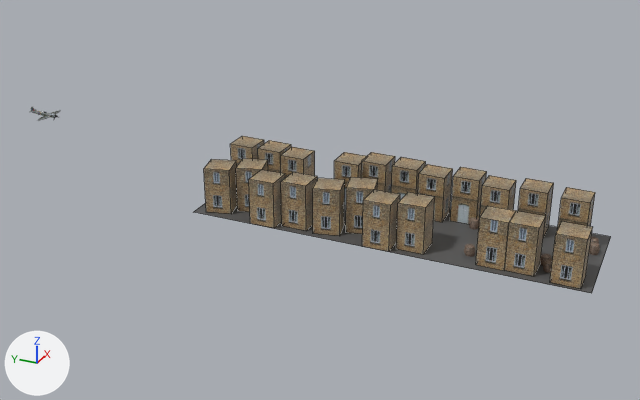
Renders of the Blender file 4th Section/plane.blend from each side of a commit.
One viewpoint serves both versions: a 50 mm camera at (-74.9, -25.6, 38.8) aimed at (0.0, 8.1, 1.3). The lights are fixed; the arrows at lower left show +X, +Y and +Z. The picture after the commit comes second. Mesh edges are drawn as thin lines on the coarser meshes.
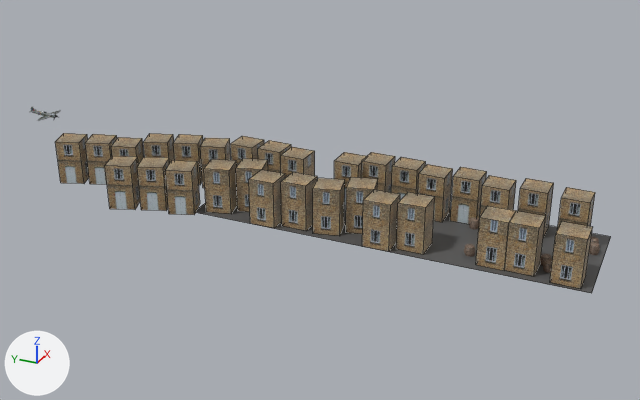
Diff of the bpy script that builds the scene:
```diff
--- a/4th Section/plane.blend.py
+++ b/4th Section/plane.blend.py
@@ ob_cube_030 @@
+ob_cube_030 = bpy.data.objects.new('Cube.030', me_cube_058.copy())  # the mesh of ob_cube_021
+ob_cube_030.location = (-6.56, 27.28, 1.33)
+ob_cube_030.rotation_euler = (0.0, 0.0, 5.056)  # degrees (0, 0, 290)
+ob_cube_030.scale = (1.33, 1.33, 1.33)
@@ ob_cube_029 @@
+ob_cube_029 = bpy.data.objects.new('Cube.029', me_cube_058.copy())  # the mesh of ob_cube_021
+ob_cube_029.location = (-5.47, 24.17, 1.33)
+ob_cube_029.rotation_euler = (0.0, 0.0, 5.056)  # degrees (0, 0, 290)
+ob_cube_029.scale = (1.33, 1.33, 1.33)
@@ ob_cube_028 @@
+ob_cube_028 = bpy.data.objects.new('Cube.028', me_cube_058.copy())  # the mesh of ob_cube_021
+ob_cube_028.location = (-5.15, 21.02, 1.33)
+ob_cube_028.rotation_euler = (0.0, 0.0, 5.056)  # degrees (0, 0, 290)
+ob_cube_028.scale = (1.33, 1.33, 1.33)
@@ ob_cube_027 @@
+ob_cube_027 = bpy.data.objects.new('Cube.027', me_cube_058.copy())  # the mesh of ob_cube_021
+ob_cube_027.location = (-3.26, 36.26, 1.33)
+ob_cube_027.rotation_euler = (0.0, 0.0, 5.056)  # degrees (0, 0, 290)
+ob_cube_027.scale = (1.33, 1.33, 1.33)
@@ ob_cube_026 @@
+ob_cube_026 = bpy.data.objects.new('Cube.026', me_cube_058.copy())  # the mesh of ob_cube_021
+ob_cube_026.location = (-2.17, 33.14, 1.33)
+ob_cube_026.rotation_euler = (0.0, 0.0, 5.056)  # degrees (0, 0, 290)
+ob_cube_026.scale = (1.33, 1.33, 1.33)
@@ ob_cube_025 @@
+ob_cube_025 = bpy.data.objects.new('Cube.025', me_cube_058.copy())  # the mesh of ob_cube_021
+ob_cube_025.location = (-1.85, 29.99, 1.33)
+ob_cube_025.rotation_euler = (0.0, 0.0, 5.056)  # degrees (0, 0, 290)
+ob_cube_025.scale = (1.33, 1.33, 1.33)
@@ ob_cube_024 @@
+ob_cube_024 = bpy.data.objects.new('Cube.024', me_cube_058.copy())  # the mesh of ob_cube_021
+ob_cube_024.location = (0.57, 27.57, 1.33)
+ob_cube_024.rotation_euler = (0.0, 0.0, 5.056)  # degrees (0, 0, 290)
+ob_cube_024.scale = (1.33, 1.33, 1.33)
@@ ob_cube_023 @@
+ob_cube_023 = bpy.data.objects.new('Cube.023', me_cube_058.copy())  # the mesh of ob_cube_021
+ob_cube_023.location = (1.67, 24.46, 1.33)
+ob_cube_023.rotation_euler = (0.0, 0.0, 5.056)  # degrees (0, 0, 290)
+ob_cube_023.scale = (1.33, 1.33, 1.33)
@@ ob_cube_022 @@
+ob_cube_022 = bpy.data.objects.new('Cube.022', me_cube_058.copy())  # the mesh of ob_cube_021
+ob_cube_022.location = (1.99, 21.31, 1.33)
+ob_cube_022.rotation_euler = (0.0, 0.0, 5.056)  # degrees (0, 0, 290)
+ob_cube_022.scale = (1.33, 1.33, 1.33)
```

Where the change shows, as pixel boxes (x1, y1, x2, y2) in the pictures (640 x 400 px):
'Cube.028', added (brown): after (165, 160, 200, 215)
'Cube.030', added (brown): after (105, 156, 140, 210)
'Cube.029', added (brown): after (137, 157, 170, 211)
'Cube.027', added (brown): after (55, 133, 89, 184)
'Cube.026', added: after (85, 134, 117, 184)
'Cube.023', added (brown): after (174, 134, 203, 185)
'Cube.022', added (brown): after (200, 138, 230, 188)
'Cube.024', added (brown): after (143, 134, 175, 162)
'Cube.025', added (brown): after (111, 137, 144, 163)
